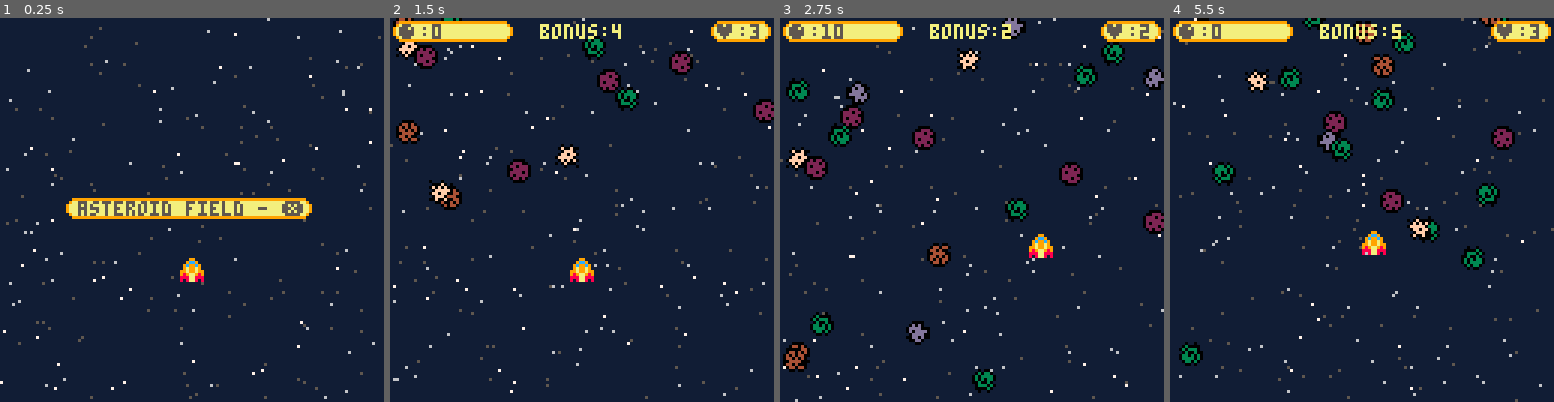
Above: before the commit, frames 1-4 (left to right).
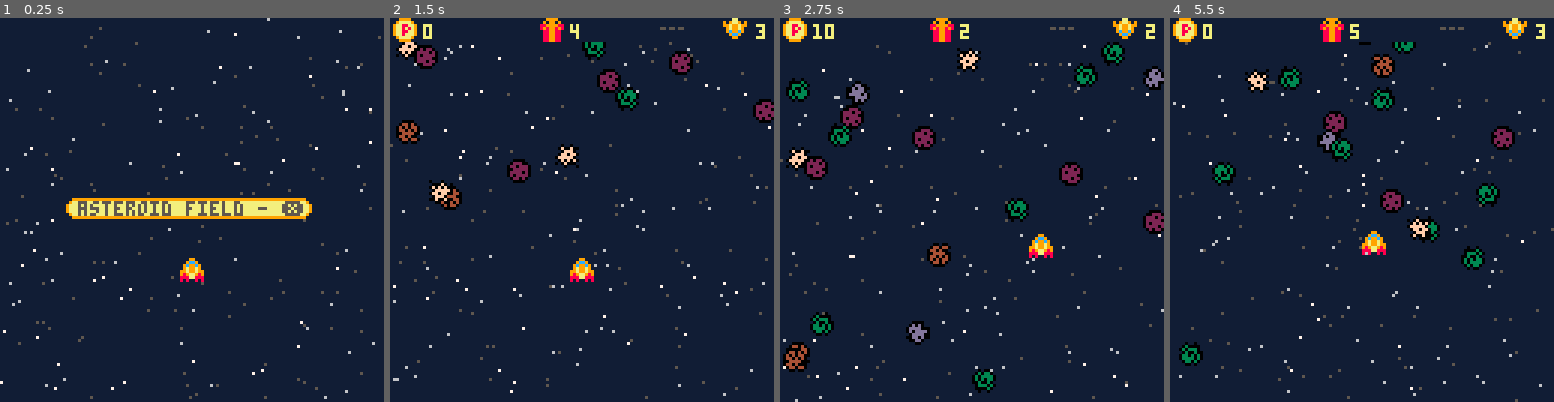
Above: after the commit, the same moments.

Repository: cperalta22/asteroid-field-for-micro-bit
Game: PICO-8 cartridge pico8/asteroidfield.p8
Same seed, same stepped clock (60 frames per second), same inputs: the game is played once before the commit and once after it.
Inputs:
- Up to frame 1 (0.25 s): no input
- Up to frame 2 (1.5 s): tap X (X key) at 0.33, 1.07 s
- Up to frame 3 (2.75 s): hold Right 1.6-2.1 s; tap X (X key) at 1.85 s; hold Up 2.15-2.42 s; hold Right from 2.47 s (still down)
- Up to frame 4 (5.5 s): tap X (X key) at 2.97, 4.08, 5.2 s; release Right at 3.03 s; hold Left 3.08-3.58 s; hold Down 3.63-3.97 s; hold Right 4.02-4.68 s; hold Up 4.73-5.03 s; hold Left from 5.08 s (still down)

The runs differ from the first frame. In frame 1, less than 0.1% of the frame differs, in the area x 49-51%, y 67-69%; in frame 2, 2.9%; in frame 3, 3.1%; in frame 4, 3.4%, in the area x 0-100%, y 0-62%.

Commit message:
version jugable todas las mecanicas

Diff:
--- a/pico8/asteroidfield.p8
+++ b/pico8/asteroidfield.p8
@@ -62,10 +62,32 @@
 			dodges += 1
 			if (dodges % 10 == 0) bonusx += 1
 		end
+
+		if bomb and btn(❎) then
+			bomb = false
+			scr_upd(false,false,true)
+			for a in all(ast) do
+				del(ast,a)
+			end
+		end
+
 		get_game_state()
 
 	elseif game_state == 2 then
-		if (btn(❎)) game_state = 1
+		if btn(⬆️) and lives < 3 then
+			lives += 1
+			game_state = 1
+		elseif btn(⬇️) and not bomb then
+			bomb = true
+			game_state = 1
+		elseif btn(⬅️) then
+			bonusx = bonusx * 2
+			game_state = 1
+		elseif btn(➡️) then
+			p.dx = p.dx * 2
+			p.dy = p.dy * 2
+			game_state = 1
+		end
 	end
 end
 
@@ -91,18 +113,19 @@
 		for a in all(ast) do
 			a:set()
 		end
-		rrectfill(1,1,40,7, 10,10)
-		rrect(1,1,40,7, 10,9)
-		print("●:".. score, 2,2,5)
-		rrectfill(107,1,20,7, 10,10)
-		rrect(107,1,20,7, 10,9)
-		print("♥:"..lives, 108,2, 5)
-		print("bonus:"..bonusx, 50,2, 10)
+		plot_stats()
+
 
 	elseif game_state == 2 then
-		rrectfill(22,60,82,7, 10,10)
-		rrect(22,60,82,7, 10,9)
-		print("level: "..level.." - press ❎", 26,61,5)
+		rrectfill(10,10,107,107, 10,0)
+		rrect(10,10,107,107, 10,9)
+		print("choose wisely ....", 28,21,10)
+		local lcol = lives < 3 and 10 or 5
+		print("- ⬆️: extra life", 31,41, lcol)
+		local bcol = bomb and 5 or 10
+		print("- ⬇️: bomb", 31,61, bcol)
+		print("- ⬅️: 2x bonus", 31,81,10)
+		print("- ➡️: 2x speed", 31,101,10)
 	end
 end
 
@@ -276,6 +299,22 @@
  end
 end
 
+function plot_stats()
+	rectfill(0,0,127,7,0)
+	spr(16,1,0)
+	spr(17,50,0)
+	spr(18,111,0,1,1,true,true)
+	print(score, 11,2,10)
+	print(bonusx, 60,2, 10)
+	print(lives, 122,2,10)
+
+	if bomb then
+		spr(19,90,0)
+	else
+		spr(20,90,0)
+	end
+end
+
 -->8
 --game logic
 
@@ -283,6 +322,8 @@
 function scr_upd(ad_s, ad_m, rst)
 	if rst then
 		bonusx = 1
+		p.dx = 1
+		p.dy = 1
 	else
 		if (ad_s) score += basexpoints * bonusx
 		if (ad_m) bonusx += 1
@@ -300,208 +341,217 @@
 	level = 0
 	num_ast = 50
 	ast = create_asteroids(num_ast)
-end
-…(204 lines of a section not shown)…
+	bomb = false
+end
+…(212 lines of a section not shown)…
Not shown, changed: 17 lines of the sprite sheet (__gfx__) section of pico8/asteroidfield.p8
Not shown, changed: the thumbnail (__label__) section of pico8/asteroidfield.p8
Not shown, changed: the sound effects (__sfx__) section of pico8/asteroidfield.p8
Not shown, changed: pico8/asteroidfield.p8.png
Not shown, changed: pico8/index.html
Not shown, changed: pico8/index.js
